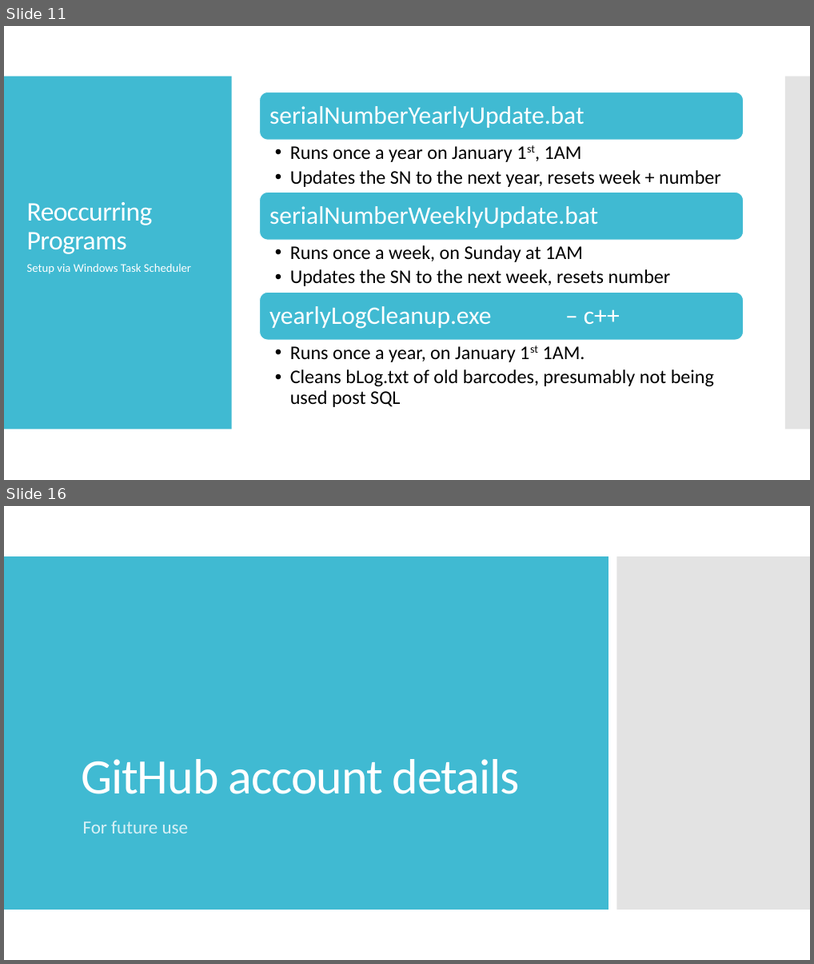
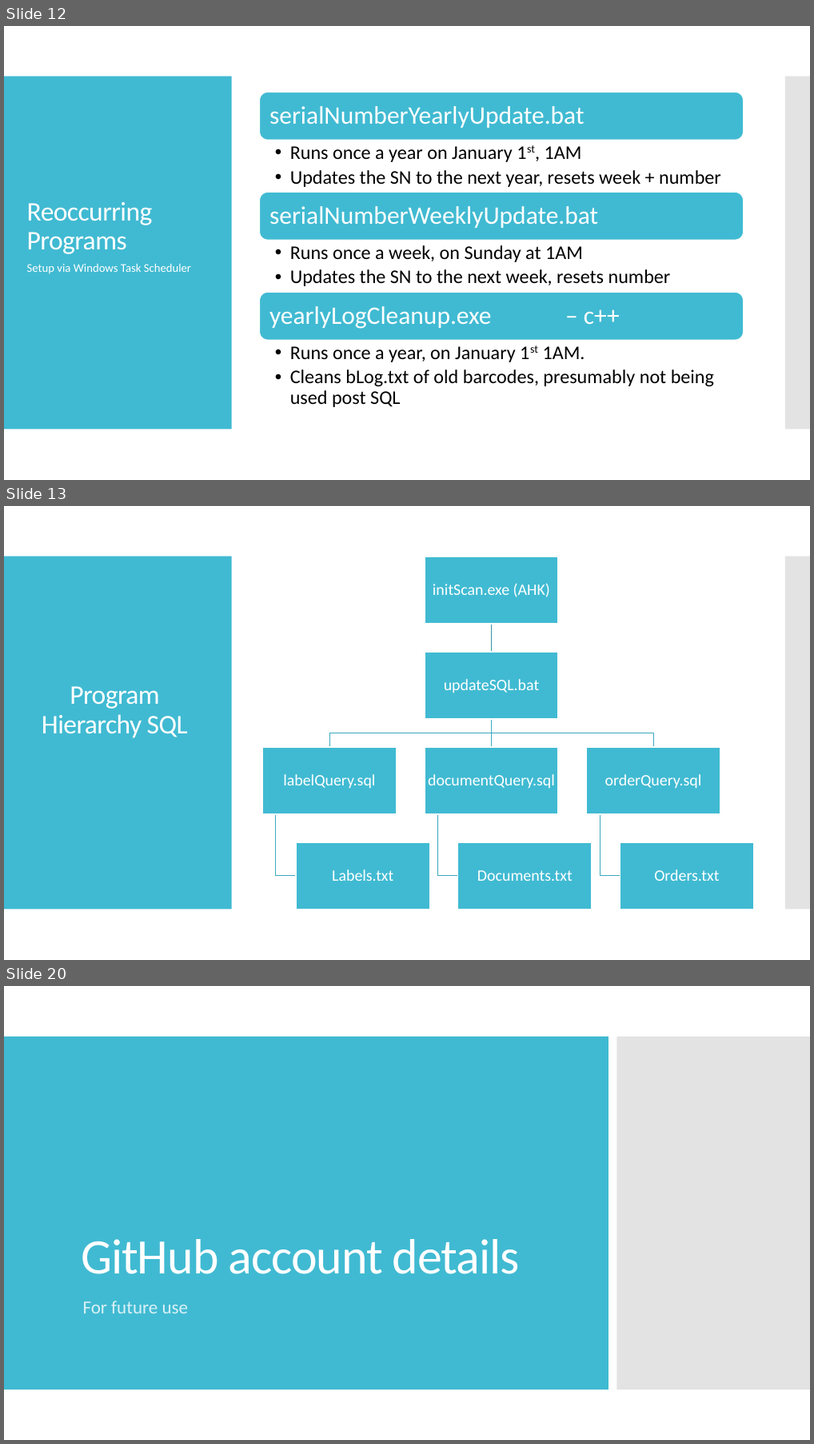
Before and after one commit to pixustechnologies/labelSerialNumberProject, a slide deck: LabelSerialNumberOverview.pptx. Shown one above the other, each under a label of ours: slides 11 and 16 before the commit, slides 12, 13 and 20 after it; the slides between them are not shown. The pictures are 814x964 and 814x1444 pixels, drawn with LibreOffice and Linux fonts; fonts in the diff are those of the drawing. Boxes give left, top, right and bottom in pixels: in the first picture for what was removed or moved away, otherwise in the second. Text is boxed around its words. In the diff, an @@ line names an element or a change of style, - is before the commit and + after.

```diff
--- a/LabelSerialNumberOverview.pptx
+++ b/LabelSerialNumberOverview.pptx
@@ slide 13 added at (4, 506, 810, 960), background #FFFFFF; not listed: 2 template elements that a slide beside it also shows @@
@@ title added at (42, 686, 188, 738), 32 pt, text #FFFFFF @@
+Program Hierarchy SQL
@@ group added at (263, 557, 754, 909): 8 rectangles, 8 texts, 7 freeform shapes @@
+initScan.exe (AHK)
+updateSQL.bat
+labelQuery.sql
+Labels.txt
+documentQuery.sql
+Documents.txt
+orderQuery.sql
+Orders.txt
@@ what was slide 11 is now slide 12 @@
@@ what was slide 16 is now slide 20 @@
```
Also in this commit, not shown: 6 slides changed, 3 other slides added, 13 other files.
